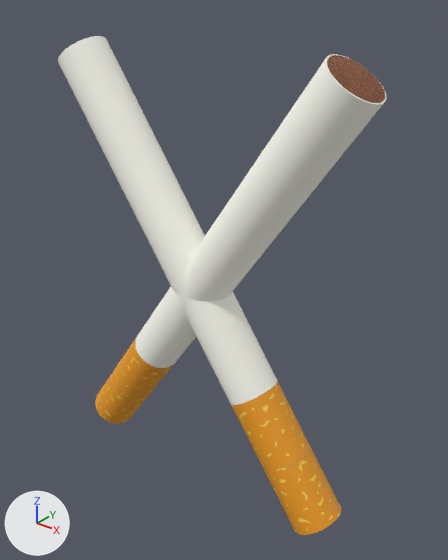
The glTF model ojtko-tris/public/pet.glb as it was, and as the next commit left it.
The view is the same before and after, from a camera (50 mm lens) standing at (3.02, -3.48, 2.3) and looking at (0.14, 0.13, 0.07). Arrows for +X, +Y and +Z are at lower left; the lights stay in place. Vertices at the same position are counted once.
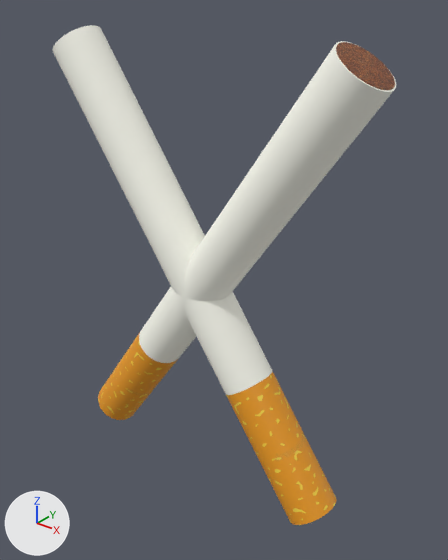
Where the change shows, as pixel boxes (x1, y1, x2, y2) in the pictures (448 x 560 px; the box of a moved part takes in the faces that stretch with it):
'Cylinder.003', reshaped, turned, rescaled: before (58, 36, 341, 535); after (98, 41, 396, 420)
'Cylinder.001', reshaped, turned, rescaled: before (95, 54, 386, 424); after (53, 25, 337, 525)
part 1 of me_cylinder_003, moved or reshaped (not visible afterwards): before (58, 36, 278, 405)
part 2 of me_cylinder_003, moved or reshaped (not visible afterwards): before (231, 382, 341, 535)
part 3 of me_cylinder_003, added (orange): after (98, 332, 179, 420)
part 4 of me_cylinder_003, added (brown): after (336, 42, 395, 90)
part 5 of me_cylinder_003, added: after (139, 41, 396, 363)
part 6 of me_cylinder_004, moved or reshaped (not visible afterwards): before (135, 54, 386, 368)
part 7 of me_cylinder_004, moved or reshaped (not visible afterwards): before (95, 335, 175, 424)
part 8 of me_cylinder_004, moved or reshaped (not visible afterwards): before (327, 55, 385, 103)
part 9 of me_cylinder_004, added (orange): after (226, 371, 337, 525)
part 10 of me_cylinder_004, added: after (53, 25, 272, 395)

The change, as a diff of the scene's bpy script:
```diff
--- a/ojtko-tris/public/pet.glb.py
+++ b/ojtko-tris/public/pet.glb.py
@@ me_cylinder_003 @@
 # used by ob_cylinder_003; location = (0.0, 0.0, 0.0); rotation_euler = (0.611, 0.0, -1.571), in degrees (35, 0, -90); scale = (-0.206, -0.206, -0.012)
-me_cylinder_003.from_pydata(...)  # 4347 vertices, 7334 faces; spans x -1.0..1.0, y -1.0..1.0, z -180.0..181.0
+me_cylinder_003.from_pydata(...)  # 8663 vertices, 14668 faces; spans x -1.0..1.0, y -1.0..1.0, z -3517.0..3240.0
+# me_cylinder_003 part 1: the loose piece of 906 vertices spanning x -1.0..1.0, y -1.0..1.0, z -180.0..81.0 is moved by (0.0, 0.0, 3059.0), in mat_material_004 (picture img_sponge2)
+# me_cylinder_003 part 2: the loose piece of 1581 vertices spanning x -1.0..1.0, y -1.0..1.0, z 81.0..181.0 is moved by (0.0, 0.0, 3059.0), in mat_material_004 (picture img_sponge2)
+# me_cylinder_003 part 3: a new loose piece of 1576 vertices spanning x -1.0..1.0, y -1.0..1.0, z 1366.0..3236.0, in mat_material_002 (picture img_filtr)
+# me_cylinder_003 part 4: a new loose piece of 918 vertices spanning x -1.0..1.0, y -1.0..1.0, z -3517.0..-3480.0, in mat_material_003 (picture img_cigarette_dark_surface_world_no_tobacco_day_concept)
+# me_cylinder_003 part 5: a new loose piece of 904 vertices spanning x -1.0..1.0, y -1.0..1.0, z -3510.0..1370.0, in mat_material_001 (white #fffff4)
 me_cylinder_003.materials.append(mat_material_003)
@@ me_cylinder_003 @@
 me_cylinder_003.materials.append(mat_material_002)
+me_cylinder_003.materials.append(mat_material_004)  # picture img_sponge2
@@ me_cylinder_004 @@
 # used by ob_cylinder_001; location = (0.0, 0.0, 0.0); rotation_euler = (-0.611, 0.0, -1.571), in degrees (-35, 0, -90); scale = (-0.206, -0.206, -0.012)
-me_cylinder_004.from_pydata(...)  # 4347 vertices, 7334 faces; spans x -1.0..1.0, y -1.0..1.0, z -180.0..181.0
+me_cylinder_004.from_pydata(...)  # 8663 vertices, 14668 faces; spans x -1.0..1.0, y -1.0..1.0, z -3517.0..3240.0
+# me_cylinder_004 part 6: the loose piece of 906 vertices spanning x -1.0..1.0, y -1.0..1.0, z -180.0..81.0 is moved by (0.0, 0.0, 3059.0), in mat_material_004 (picture img_sponge2)
+# me_cylinder_004 part 7: the loose piece of 1581 vertices spanning x -1.0..1.0, y -1.0..1.0, z 81.0..181.0 is moved by (0.0, 0.0, 3059.0), in mat_material_004 (picture img_sponge2)
+# me_cylinder_004 part 8: the loose piece of 930 vertices spanning x -1.0..1.0, y -1.0..1.0, z -180.0..-178.0 is moved by (0.0, 0.0, 3059.0), in mat_material_004 (picture img_sponge2)
+# me_cylinder_004 part 9: a new loose piece of 1576 vertices spanning x -1.0..1.0, y -1.0..1.0, z 1366.0..3236.0, in mat_material_002 (picture img_filtr)
+# me_cylinder_004 part 10: a new loose piece of 904 vertices spanning x -1.0..1.0, y -1.0..1.0, z -3510.0..1370.0, in mat_material_001 (white #fffff4)
 me_cylinder_004.materials.append(mat_material_003)
@@ me_cylinder_004 @@
 me_cylinder_004.materials.append(mat_material_002)
+me_cylinder_004.materials.append(mat_material_004)  # picture img_sponge2
@@ ob_cylinder_003 @@
 ob_cylinder_003.location = (0.0, 0.0, 0.0)
-ob_cylinder_003.rotation_euler = (0.611, 0.0, -1.571)  # degrees (35, 0, -90)
-ob_cylinder_003.scale = (-0.206, -0.206, -0.012)
+ob_cylinder_003.rotation_euler = (-0.611, 0.0, -1.571)  # degrees (-35, 0, -90)
+ob_cylinder_003.scale = (-0.193, -0.193, -0.000641)
@@ ob_cylinder_001 @@
 ob_cylinder_001.location = (0.0, 0.0, 0.0)
-ob_cylinder_001.rotation_euler = (-0.611, 0.0, -1.571)  # degrees (-35, 0, -90)
-ob_cylinder_001.scale = (-0.206, -0.206, -0.012)
+ob_cylinder_001.rotation_euler = (0.611, 0.0, -1.571)  # degrees (35, 0, -90)
+ob_cylinder_001.scale = (-0.193, -0.193, -0.000641)
```
